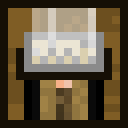
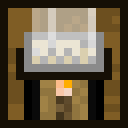
Layers edited between the first and the second 128px x 128px image:
painted on "torch" over [56, 80, 72, 120]
